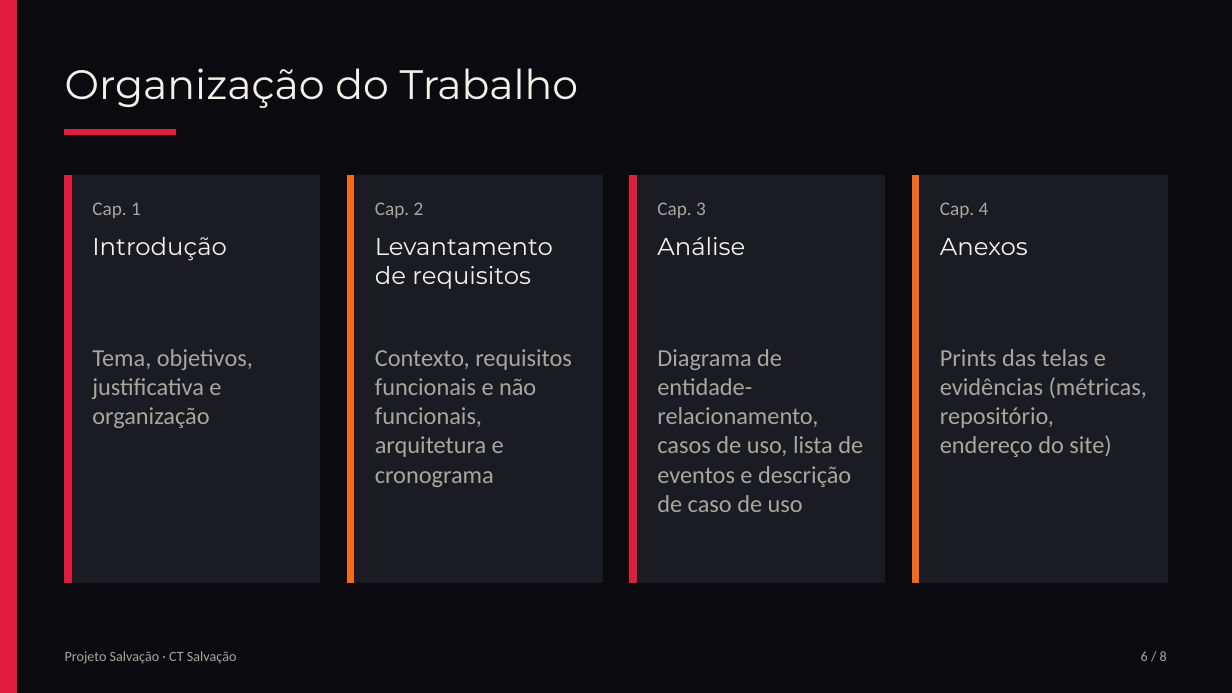
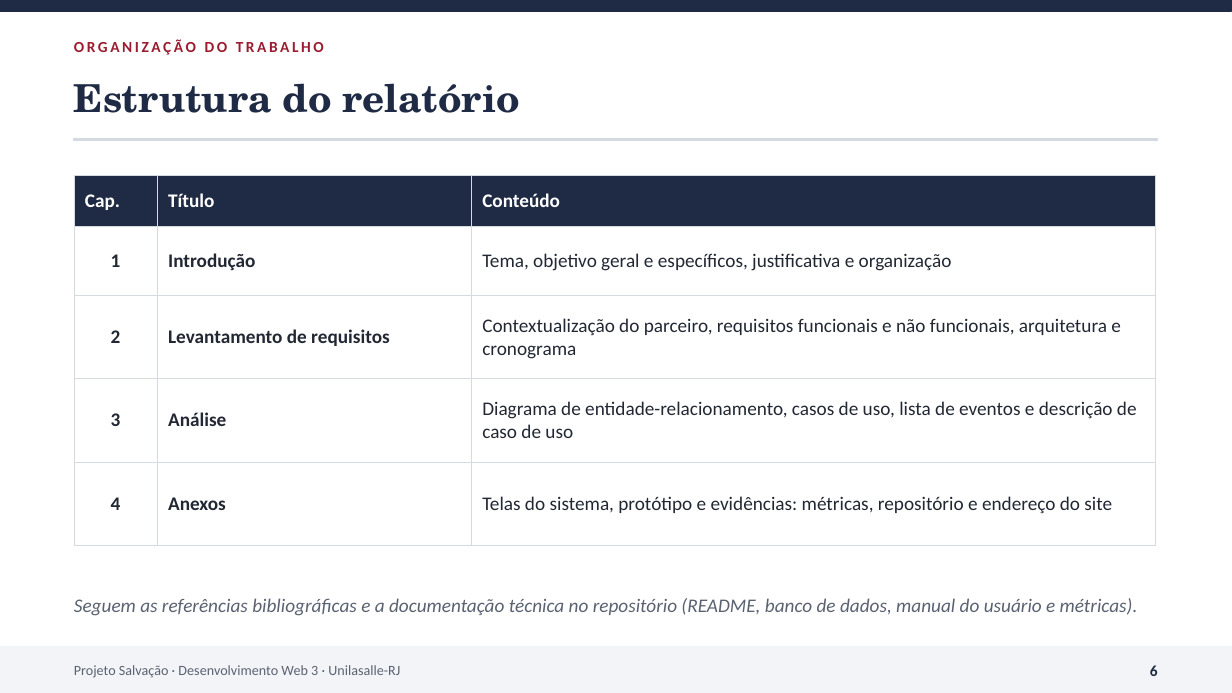
Before and after one commit to kaiozxs/acaosocial, a slide deck: slide 6 of docs/slides-projeto-de-extensao.pptx. Drawn at 1232x693 pixels with LibreOffice and Linux fonts; fonts in the diff are those of the drawing. Boxes give left, top, right and bottom in pixels: in the first picture for what was removed or moved away, otherwise in the second. Text is boxed around its words. In the diff, an @@ line names an element or a change of style, - is before the commit and + after.

Commit message:
Slides em tom acadêmico, manual do usuário e nome Kauan corrigido

```diff
--- a/docs/slides-projeto-de-extensao.pptx
+++ b/docs/slides-projeto-de-extensao.pptx
@@ background #0B0B0F to #FFFFFF @@
@@ rectangle removed at bbox=[0, 0, 17, 693] @@
@@ rectangle added at bbox=[0, 0, 1232, 11], fill #1F2A44, outline #1F2A44 1 pt @@
@@ text at bbox=[74, 39, 324, 55]: text changed; size 32 to 12 pt; font Montserrat to Calibri; text colour #F4F1EA to #9B1C2E; bold on @@
-Organização do Trabalho
+ORGANIZAÇÃO DO TRABALHO
@@ text added at bbox=[74, 83, 520, 113], 30 pt, text #1F2A44, bold @@
+Estrutura do relatório
@@ rectangle removed at bbox=[65, 129, 176, 135] @@
@@ rectangle added at bbox=[74, 139, 1158, 140], fill #D5D9E0, outline #D5D9E0 1 pt @@
@@ rectangle removed at bbox=[65, 176, 320, 582] @@
@@ rectangle removed at bbox=[65, 176, 71, 582] @@
@@ table added at bbox=[74, 176, 1155, 518], 5 rows, 3 columns @@
+Cap. | Título | Conteúdo
+1 | Introdução | Tema, objetivo geral e específicos, justificativa e organização
+2 | Levantamento de requisitos | Contextualização do parceiro, requisitos funcionais e não funcionais, arquitetura e cronograma
+3 | Análise | Diagrama de entidade-relacionamento, casos de uso, lista de eventos e descrição de caso de uso
+4 | Anexos | Telas do sistema, protótipo e evidências: métricas, repositório e endereço do site
@@ rectangle removed at bbox=[348, 176, 603, 582] @@
@@ rectangle removed at bbox=[348, 176, 354, 582] @@
@@ rectangle removed at bbox=[630, 176, 885, 582] @@
@@ rectangle removed at bbox=[630, 176, 637, 582] @@
@@ rectangle removed at bbox=[912, 176, 1167, 582] @@
@@ rectangle removed at bbox=[912, 176, 919, 582] @@
@@ text removed at bbox=[92, 202, 141, 218] @@
-Cap. 1
@@ text removed at bbox=[375, 202, 424, 218] @@
-Cap. 2
@@ text removed at bbox=[657, 202, 706, 218] @@
-Cap. 3
@@ text removed at bbox=[940, 202, 989, 218] @@
-Cap. 4
@@ text removed at bbox=[92, 237, 227, 261] @@
-Introdução
@@ text removed at bbox=[375, 238, 553, 289] @@
-Levantamento de requisitos
@@ text removed at bbox=[657, 237, 745, 255] @@
-Análise
@@ text removed at bbox=[940, 238, 1028, 255] @@
-Anexos
@@ text removed at bbox=[92, 349, 253, 428] @@
-Tema, objetivos, justificativa e organização
@@ text removed at bbox=[375, 349, 572, 487] @@
-Contexto, requisitos funcionais e não funcionais, arquitetura e cronograma
@@ text removed at bbox=[657, 349, 863, 512] @@
-Diagrama de entidade-relacionamento, casos de uso, lista de eventos e descrição de caso de uso
@@ text removed at bbox=[940, 349, 1147, 457] @@
-Prints das telas e evidências (métricas, repositório, endereço do site)
@@ text added at bbox=[74, 598, 1138, 616], 15 pt, text #5A6272, italic @@
+Seguem as referências bibliográficas e a documentação técnica no repositório (README, banco de dados, manual do usuário e métricas).
@@ rectangle added at bbox=[0, 647, 1232, 693], fill #F3F4F7, outline #F3F4F7 1 pt @@
@@ text removed at bbox=[65, 651, 237, 664] @@
-Projeto Salvação · CT Salvação
@@ text added at bbox=[74, 665, 400, 678], 11 pt, text #5A6272 @@
+Projeto Salvação · Desenvolvimento Web 3 · Unilasalle-RJ
@@ text at bbox=[1150, 665, 1158, 676]: text changed; size 11 to 12 pt; text colour #A9A69E to #1F2A44; bold on @@
-6 / 8
+6
```
Also in this commit, not shown: 7 other slides changed, 4 other files.
